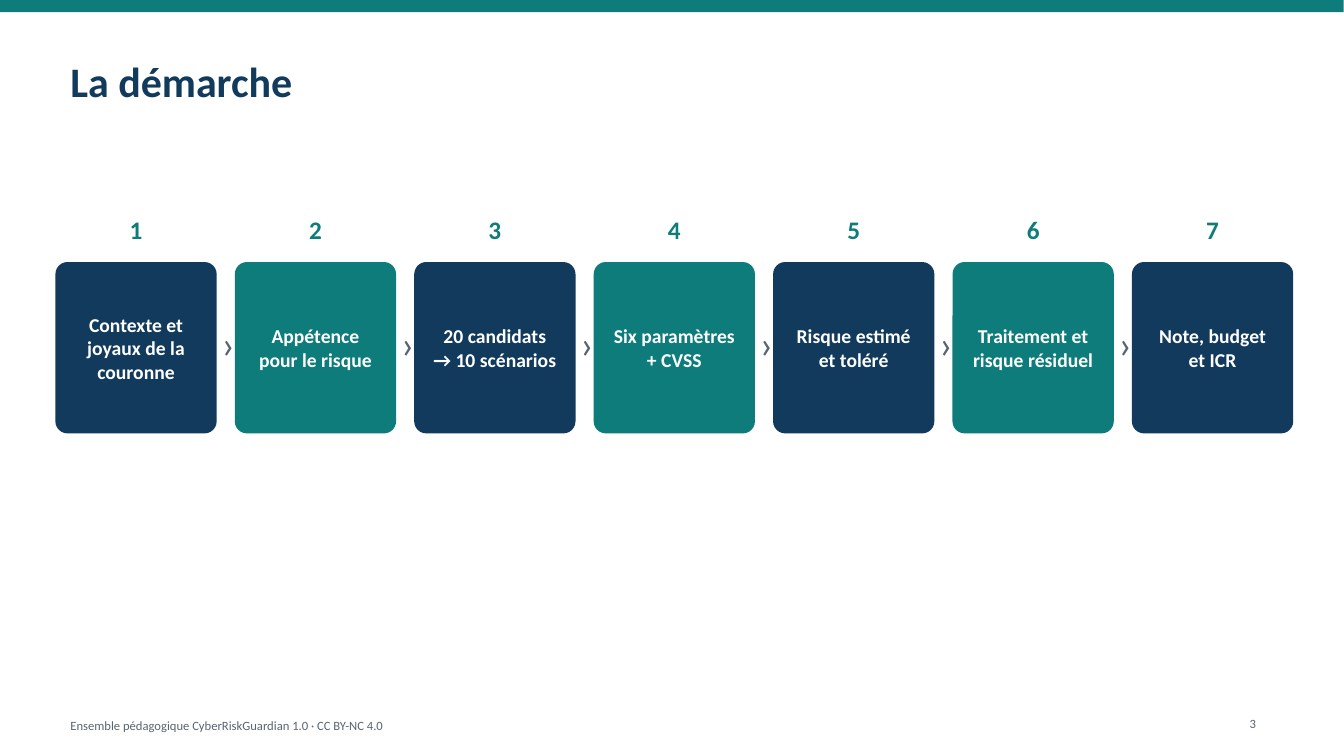
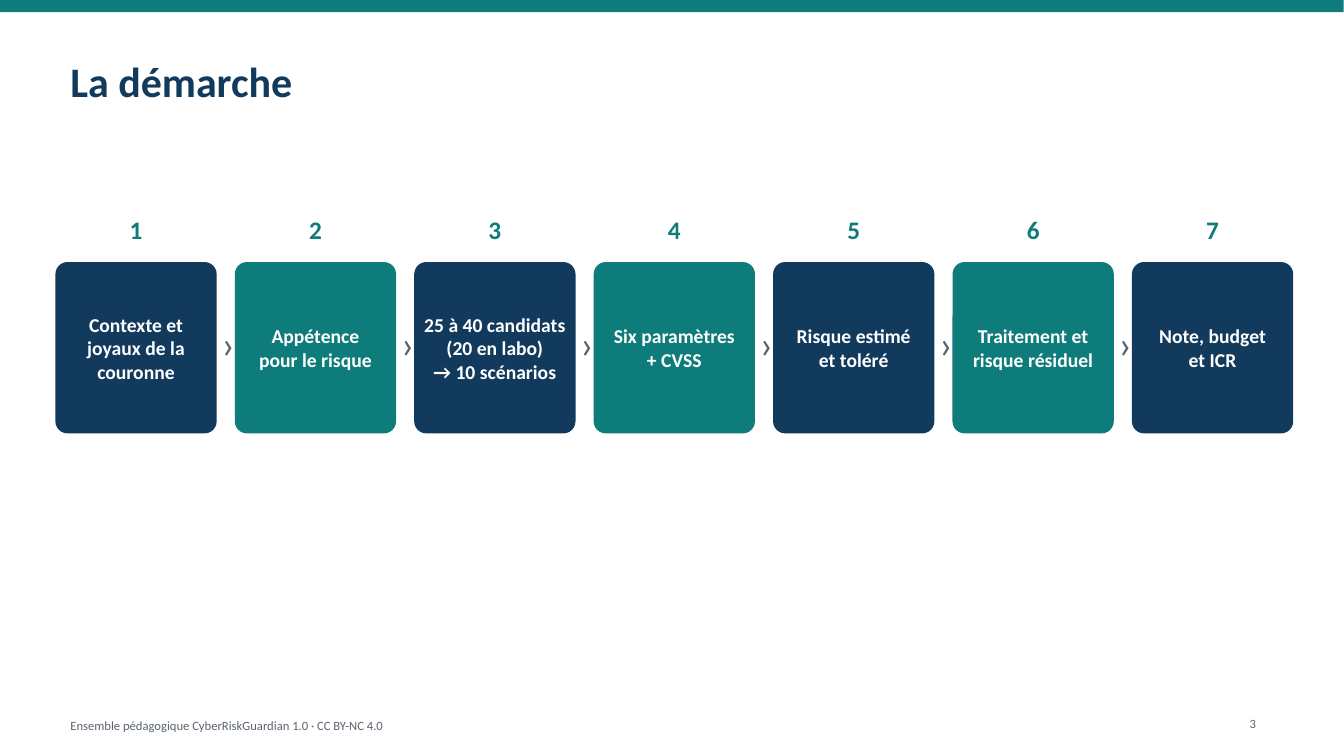
Before and after one commit to ITriskMgr/CyberRiskGuardian, a slide deck: slide 3 of education/slides/CRG_Intro_Deck_FR.pptx. Drawn at 1344x756 pixels with LibreOffice and Linux fonts; fonts in the diff are those of the drawing. Boxes give left, top, right and bottom in pixels: in the first picture for what was removed or moved away, otherwise in the second. Text is boxed around its words. In the diff, an @@ line names an element or a change of style, - is before the commit and + after.

```diff
--- a/education/slides/CRG_Intro_Deck_FR.pptx
+++ b/education/slides/CRG_Intro_Deck_FR.pptx
@@ text at [424,318,565,358]: text changed @@
-20 candidats
+25 à 40 candidats (20 en labo)
```
Also in this commit, not shown: 2 other slides changed, 30 other files.
